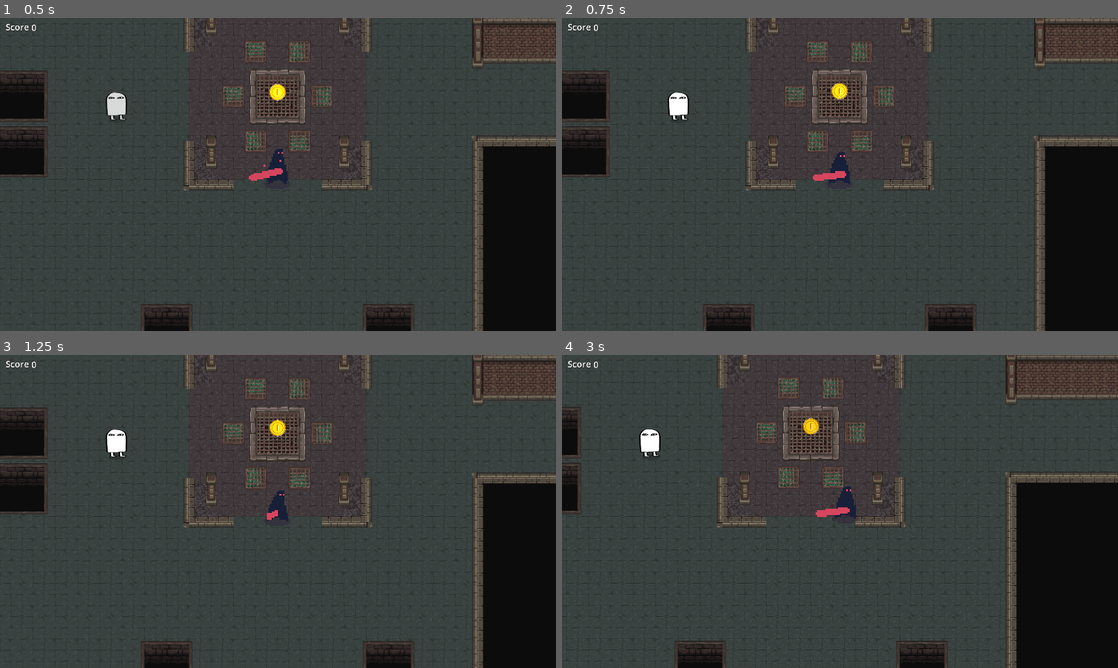
Above: before the commit, frames 1-4 (two rows, left to right).
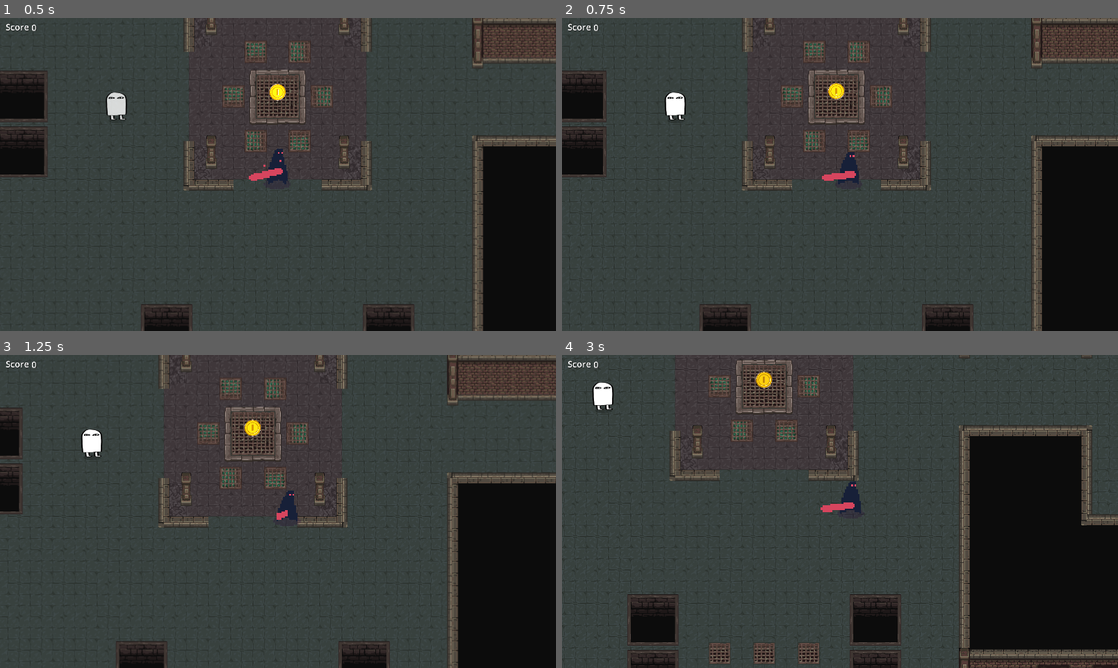
Above: after the commit, the same moments.

Repository: h-sutiwas/godot-mythus
Game: Godot game, scene res://scenes/playground.tscn
Two runs of this game, one before a commit and one after it. Both use one fixed random seed, a clock stepped at 60 frames per second and the inputs below.
Inputs:
- Up to frame 1 (0.5 s): no input
- Up to frame 2 (0.75 s): hold D (player_right) from 0.53 s (still down); hold Space (attack) from 0.53 s (still down)
- Up to frame 3 (1.25 s): keep holding D (player_right); keep holding Space (attack)
- Up to frame 4 (3 s): release D (player_right) at 1.28 s; release Space (attack) at 1.28 s; hold S (player_down) 1.28-2.03 s; tap Space (attack) at 1.35, 2.85 s; hold D (player_right) 2.03-2.78 s; hold Space (attack) 2.03-2.78 s; hold W (player_up) from 2.78 s (still down)

Frame 1 is identical in both runs. In frame 2, 5.3% of the frame differs, in the area x 0-100%, y 0-100%; in frame 3, 13%; in frame 4, 25%.
Error before the commit: Invalid access to property or key 'Damaged' on a base object of type 'Area2D (HitBox)'. (res://scenes/entities/Player/player.gd:25)
Error after the commit: Invalid access to property or key 'Damaged' on a base object of type 'Area2D (HitBox)'. (res://scenes/entities/EnemyRevised/enemyRevised.gd:34)

Commit message:
Summary for Player scripts Changes
- Change the signal names and properties
- Match with the InteractionsHost
- HitBox monitorable bool value change in the attack state
- stun_state will not take variable in the _animated_finished anymore

Diff:
--- a/scenes/entities/Player/PlayerInteractionsHost.gd
+++ b/scenes/entities/Player/PlayerInteractionsHost.gd
@@ -2,11 +2,11 @@
 class_name PlayerInteractionsHost
 
 @onready var player: Player = $".."
-@onready var interactions_polygon_2d: CollisionPolygon2D = $"../HurtBox/InteractionsPolygon2D"
+@onready var interactions_polygon_2d: CollisionPolygon2D = $"../HurtBox/CollisionPolygon2D"
 
 # Called when the node enters the scene tree for the first time
 func _ready():
-	player.DirectionChanged.connect( UpdateDirection )
+	player.direction_changed.connect( UpdateDirection )
 	pass # Replace with function body.
 
 
--- a/scenes/entities/Player/player.gd
+++ b/scenes/entities/Player/player.gd
@@ -1,29 +1,30 @@
 extends CharacterBody2D
 class_name Player
 
-signal DirectionChanged( new_direction : Vector2 )
-signal player_damaged( hurt_box : HurtBox )
+signal direction_changed( new_direction : Vector2 )
+signal player_damaged( _hurt_box : HurtBox )
 
 const  MOVE_SPEED : float = 200.0
 var direction : Vector2 = Vector2.ZERO # Declare the initial direction variable
 
 var invulnerable : bool = false
-var hp : int = 4
-var max_hp : int = 16
+var hp : int = 6
+var max_hp : int = 6
 
 @export var damage : int = 3
 
+@onready var hit_box: HitBox = $HitBox
+@onready var hurt_box: HurtBox = $HurtBox
+
+@onready var state_machine : PlayerStateMachine = $StateMachine
 @onready var animated_sprites : AnimatedSprite2D = $AnimatedSprite2D
-@onready var state_machine : PlayerStateMachine = $StateMachine
-@onready var hit_box: HitBox = $HitBox
-
 
 # Called when the node enters the scene tree for the first time
 func _ready():
 	GlobalPlayerManager.player = self
 	state_machine.Initialize( self )
-	hit_box.Damaged.connect( _take_damage )
-	update_hp( 99 )
+	hurt_box.received_damage.connect( _take_damage )
+	hp = clampi( hp + 99, 0, max_hp )
 	pass # Replace with function body
 
 
@@ -64,14 +65,18 @@
 
 
 func SetDirection() -> bool:
-	DirectionChanged.emit( direction )
+	direction_changed.emit( direction )
 
 	## Flipping Mechanics
 	if direction.x < 0:
 		animated_sprites.flip_h = true
+		hit_box.scale.x = -1
+		hurt_box.scale.x = -1
 		return true
 	elif direction.x > 0:
 		animated_sprites.flip_h = false
+		hit_box.scale.x = 1
+		hurt_box.scale.x = 1
 		return false
 	else:
 		return false
@@ -92,25 +97,28 @@
 
 
 
-func _take_damage( hurt_box : HurtBox ) -> void:
+func _take_damage( _hit_box : HitBox ) -> void:
+
+	print( "Player taking damage" )
 	if invulnerable == true:
+		print( "Player INVULNERABLE!" )
 		return
 
-	update_hp( -hurt_box.damage )
+	#update_hp( -_hit_box.damage )
+	hp = clampi( hp -_hit_box.damage, 0, max_hp )
+
+	print( "Emitting 'player_damaged' signal." )
 
 	if hp > 0:
 		player_damaged.emit( hurt_box )
 	else:
-		update_hp( 99 )
 		player_damaged.emit( hurt_box )
-
-	pass
+		hp = clampi( hp + 99, 0, max_hp )
 
 
-
-func update_hp( delta : int ) -> void:
-	hp = clamp( hp + delta, 0, max_hp )
-	pass
+#func update_hp( delta : int ) -> void:
+	#hp = clampi( hp + delta, 0, max_hp )
+	#pass
 
 
 
--- a/scenes/entities/Player/player.tscn
+++ b/scenes/entities/Player/player.tscn
@@ -7,6 +7,7 @@
 [ext_resource type="Script" uid="uid://ce5r5xmn8po3q" path="res://scenes/entities/Player/state_walk.gd" id="5_txxmm"]
 [ext_resource type="Script" uid="uid://cdy0wjbh8o6la" path="res://scenes/entities/Player/state_attack.gd" id="6_a7m52"]
 [ext_resource type="AudioStream" uid="uid://bhvixp1qo4fvs" path="res://assets/audio/player/player_attack.mp3" id="7_o8fb4"]
+[ext_resource type="Script" uid="uid://brtj1y3uime77" path="res://scenes/entities/Player/state_stun.gd" id="8_ti5ly"]
 [ext_resource type="PackedScene" uid="uid://b75j7evompf4h" path="res://GeneralNodes/HurtBox/HurtBox.tscn" id="8_tihqr"]
 [ext_resource type="PackedScene" uid="uid://c4cnuan1h3dmv" path="res://GeneralNodes/HitBox/HitBox.tscn" id="10_n8q02"]
 
@@ -471,7 +472,7 @@
 position = Vector2(0, -74)
 scale = Vector2(4.617188, 4.617188)
 sprite_frames = SubResource("SpriteFrames_otaui")
-animation = &"get_hit"
+animation = &"double_slash"
 
 [node name="StateMachine" type="Node" parent="."]
 script = ExtResource("3_ewbqj")
@@ -487,24 +488,27 @@
 attack_sound = ExtResource("7_o8fb4")
 
 [node name="Stun" type="Node" parent="StateMachine"]
+script = ExtResource("8_ti5ly")
 
 [node name="Audio" type="Node2D" parent="."]
 
 [node name="AudioStreamPlayer2D" type="AudioStreamPlayer2D" parent="Audio"]
 max_polyphony = 4
 
-[node name="Interactions" type="Node2D" parent="."]
+[node name="HitBox" parent="." instance=ExtResource("10_n8q02")]
+position = Vector2(0, -42)
+collision_layer = 2
+monitorable = false
+damage = 4
+
+[node name="CollisionPolygon2D" type="CollisionPolygon2D" parent="HitBox"]
+position = Vector2(-13, 65)
+polygon = PackedVector2Array(-88, -82, -92, -74, -92, -55, -88, -46, -81, -39, -66, -30, -51, -24, -30, -19, -8, -13, 37, -13, 71, -13, 89, -18, 108, -22, 121, -27, 134, -33, 147, -43, 154, -55, 154, -74, 147, -86, 135, -94, 115, -104, 95, -115, 85, -129, 65, -144, 53, -150, 27, -159, 4, -159, -15, -153, -32, -145, -50, -134, -59, -124, -73, -101, -79, -91)
 
 [node name="HurtBox" parent="." instance=ExtResource("8_tihqr")]
-position = Vector2(0, 16)
-collision_mask = 256
-
-[node name="InteractionsPolygon2D" type="CollisionPolygon2D" parent="HurtBox"]
+position = Vector2(0, -35)
+collision_mask = 512
+
+[node name="CollisionPolygon2D" type="CollisionPolygon2D" parent="HurtBox"]
+position = Vector2(0, 46)
 polygon = PackedVector2Array(-4, -92, -4, -87, -9, -87, -9, -78, -13, -78, -13, -69, -18, -69, -18, -60, -23, -60, -23, …(195 unchanged characters)…
-
-[node name="HitBox" parent="." instance=ExtResource("10_n8q02")]
-position = Vector2(0, 16)
-collision_layer = 2
-
-[node name="CollisionPolygon2D" type="CollisionPolygon2D" parent="HitBox"]
-polygon = PackedVector2Array(-102, -36, -83, -21, -58, -11, -21, -3, 56, -2, 117, -21, 139, -47, 135, -71, 106, -90, 54, -104, -22, -104, -73, -91, -106, -62)
--- a/scenes/entities/Player/state_attack.gd
+++ b/scenes/entities/Player/state_attack.gd
@@ -15,18 +15,19 @@
 
 ## What happens when the player exit this State?
 func Enter() -> void:
+	player.velocity = Vector2.ZERO
+
+	attacking = true
 	player.animated_sprites.play( "double_slash" )
 	animated_sprites.animation_finished.connect( EndAttack )
+
+	player.hit_box.monitorable = true
 
 	audio.stream = attack_sound
 	audio.pitch_scale = randf_range( 0.9, 1.1 )
 	audio.play()
 
-	attacking = true
-	player.hit_box.visible = true
-
 	await get_tree().create_timer( 0.075 ).timeout
-	hurt_box.monitoring = true
 	pass
 
 
@@ -34,18 +35,15 @@
 func Exit() -> void:
 	animated_sprites.animation_finished.disconnect( EndAttack )
 	attacking = false
-	player.hit_box.visible = false
+	player.hit_box.set_deferred( "monitorable", false )
 
-	hurt_box.monitoring = false
 	pass
 
 
 ## What happens during the _process update in this State?
 func Process( _delta : float ) -> State:
-	player.velocity = Vector2.ZERO
-
 	if attacking == false:
-		return idle if player.direction == Vector2.ZERO else walk
+		return idle if player.velocity == Vector2.ZERO else walk
 	return null
 
 
@@ -58,7 +56,7 @@
 func HandleInput( _event: InputEvent ) -> State:
 	if attacking == false:
 		if not _event.is_action_pressed( "attack" ):
-			return idle if player.direction == Vector2.ZERO else walk
+			return idle if player.velocity == Vector2.ZERO else walk
 		else:
 			attacking = true
 	return null
--- a/scenes/entities/Player/state_stun.gd
+++ b/scenes/entities/Player/state_stun.gd
@@ -8,33 +8,35 @@
 @onready var idle : State = $"../Idle"
 
 var hurt_box : HurtBox
-var direction : Vector2
-
+var _move_direction : Vector2
+var _damage_position : Vector2
 var next_state : State = null
-
 
 ## What happens when we initialize this state?
 func Init() -> void:
-	player.player_damaged.connect( _player_damage )
+	player.player_damaged.connect( _on_player_damage )
 
 
 ## What happens when the player exit this State?
 func Enter() -> void:
-	player.animated_sprites.animation_finished.connect( _animation_finished )
+	print( "Player entering STUN state" )
+	player.animated_sprites.animation_finished.connect( _animated_finished )
 
-	direction = player.global_position.direction_to( hurt_box.global_position )
-	player.velocity = direction * -knockback_speed
+	_move_direction = player.global_position.direction_to( _damage_position )
+	player.velocity = _move_direction * -knockback_speed
 	player.SetDirection()
 
+	player.animated_sprites.play( "get_hit" )
 	player.make_invulnerable( invulnerable_duration )
-	player.animated_sprites.play( "get_hit" )
+
+	await get_tree().create_timer( 0.075 ).timeout
 	pass
 
 
-## What happens when the player exits this State?
+## What happens when the player exits this State?w
 func Exit() -> void:
 	next_state = null
-	player.animated_sprites.animation_finished.disconnect( _animation_finished )
+	player.animated_sprites.animation_finished.disconnect( _animated_finished )
 	pass
 
 
@@ -55,12 +57,14 @@
 
 
 
-func _player_damage( _hurt_box : HurtBox ) -> void:
-	hurt_box = _hurt_box
+func _on_player_damage( _hurt_box : HurtBox ) -> void:
+	print( "Stun state recieved 'player_damaged' signal, CHANGE STATE" )
+	_damage_position = _hurt_box.global_position
+
 	state_machine.ChangeState( self )
 	pass
 
 
 
-func _animation_finished( _a : String ) -> void:
+func _animated_finished() -> void:
 	next_state = idle
Not shown: 1 places in scenes/entities/Player/player.tscn that only renumber resources
